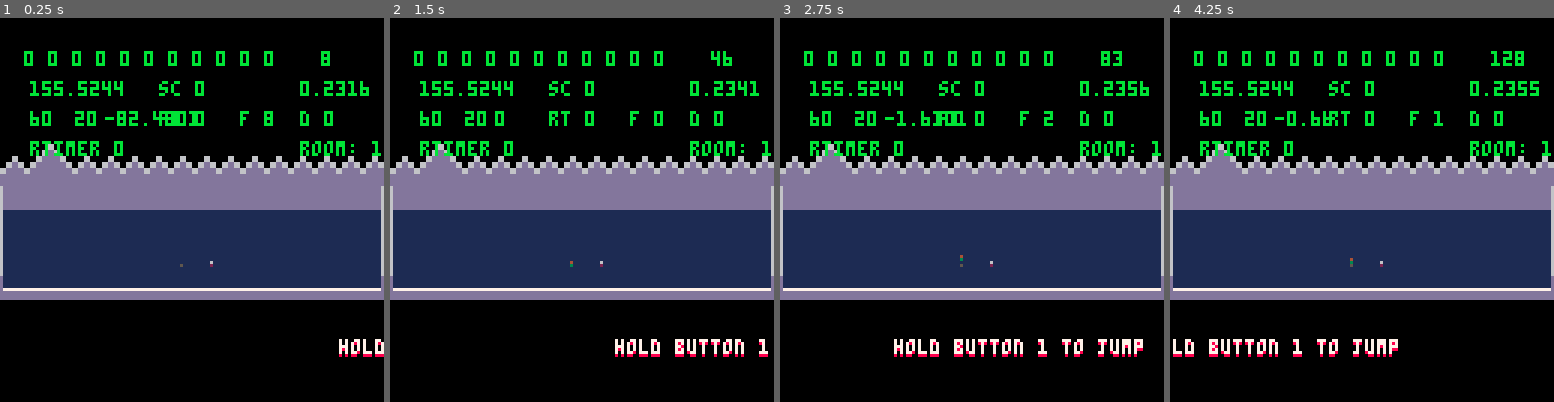
Above: before the commit, frames 1-4 (left to right).
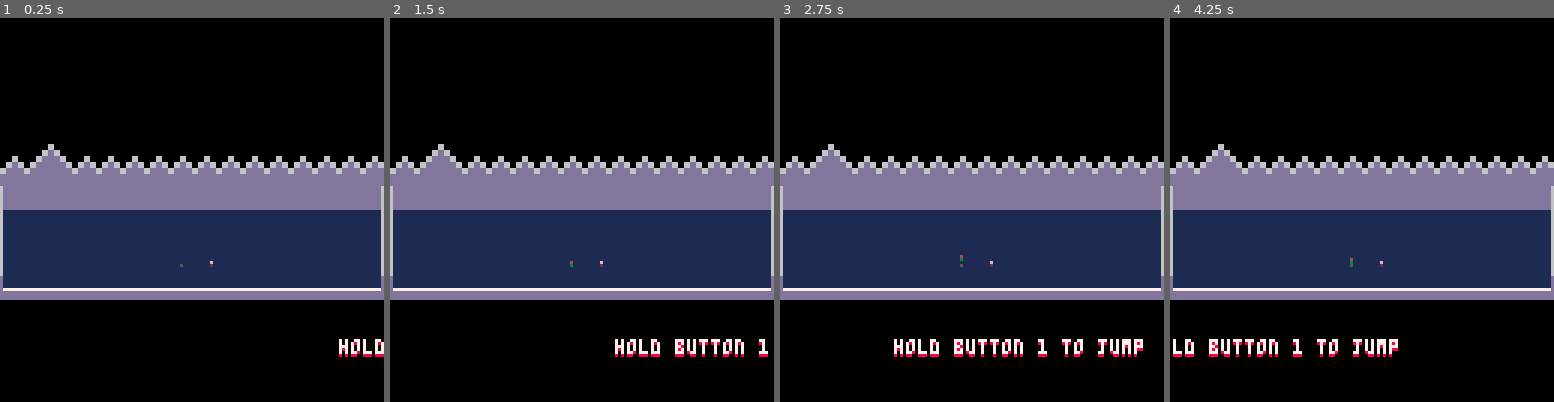
Above: after the commit, the same moments.

Repository: arnodick/tiny_parkour
Game: PICO-8 cartridge tinyp.p8
Two runs of this game, one before a commit and one after it. Both use one fixed random seed, a clock stepped at 60 frames per second and the inputs below.
Inputs:
- Up to frame 1 (0.25 s): no input
- Up to frame 2 (1.5 s): tap X (X key) at 0.33, 1.07 s; tap O (Z key) at 0.7 s
- Up to frame 3 (2.75 s): tap O (Z key) at 1.7, 2.1, 2.5 s; tap X (X key) at 1.85 s
- Up to frame 4 (4.25 s): tap O (Z key) every 0.4 s from 2.9 to 4.1 s; tap X (X key) at 2.97, 4.08 s

The runs differ from the first frame. In frame 1, 3.6% of the frame differs, in the area x 6-100%, y 8-36%; in frame 2, 3.4%; in frame 3, 3.6%; in frame 4, 3.6%.

Commit message:
added timer to death menu

Diff:
--- a/tinyp.p8
+++ b/tinyp.p8
@@ -3,7 +3,7 @@
 __lua__
 --tiny parkour
 --by aslhey pringle
-debug=true
+debug=false
 doff=0
 function items_i(r)
 if r==2 then
@@ -469,7 +469,8 @@
 	 		for a=1,30 do makepart(player[1].x,player[1].y-mget(player[1].x,player[1].y),3,3,player[1].c2) end
 
 	 		for k,v in pairs(player) do player[k]=nil end
-	 		makemenu()
+	 		rtimer=timer
+	 		--makemenu()
 			end
 		end
 		p.fall=0 p.ground+=1
@@ -1063,6 +1064,12 @@
 			sfx(12,-1)
 			makeplayer(r.px,r.py,10,1,14-flr(rnd(2))*10,3+flr(rnd(2))*9,ps) --0.5
 			for a=1,40 do makepart(r.px,r.py-4,1,1,flr(rnd(6))) end
+		end
+		if rtimer>0 then
+		if timer-rtimer==30 then
+			makemenu()
+			rtimer=0
+		end
 		end
 	end
 
